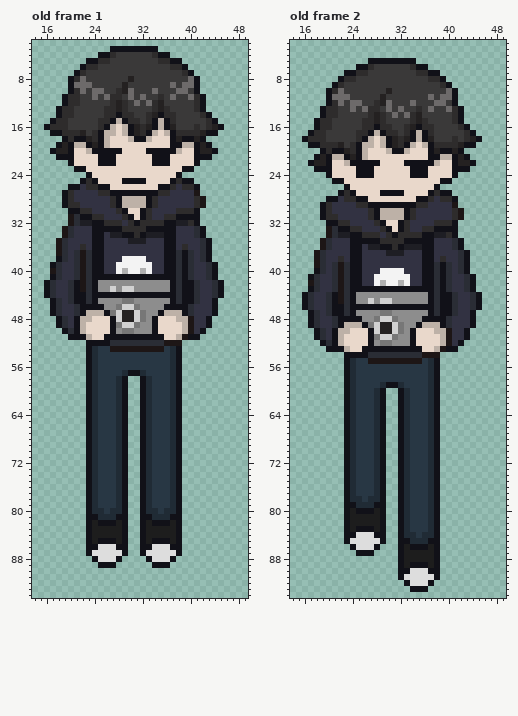
One commit to this pixel-art file: Assets/Art/Character.aseprite. The picture above is the old version.
64x96 pixels, 4 frames. Colours within 5 levels of each other are drawn and written as one. Shown: old frame 1: x 14..49, y 2..94; old frame 2: x 14..49, y 2..94. The commit also changed other frames, which this record leaves out.
New version:
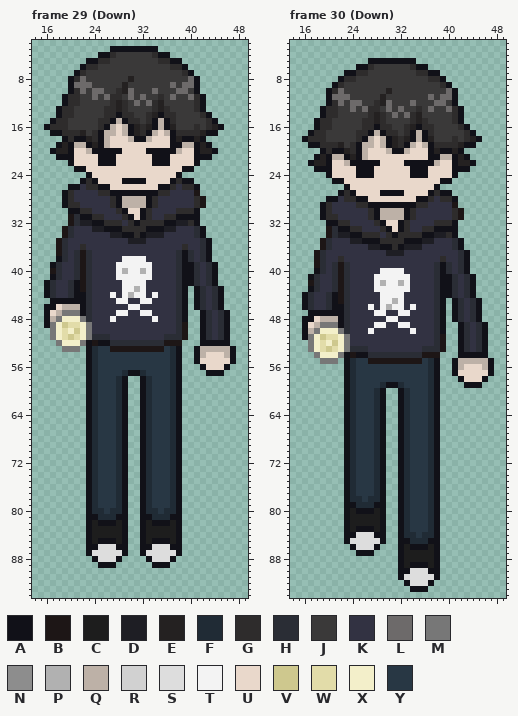
Palette (. is transparent): A #111118  B #1d1616  C #1d1d1d  D #1e1e24  E #242121  F #202b35  G #2e2c2c  H #2a2d35  J #3a3939  K #323242  L #6d6a6a  M #777777  N #8d8d8d  P #b1b1b1  Q #bdb1a7  R #d1d1d1  S #dddddd  T #f3f3f3  U #e9d8cb  V #cec88e  W #e2dca9  X #f3efca  Y #283744
A new or re-ordered frame is compared with the old frame closest to it.
What changed:
frames 4 -> 32
layer "Walk_Down" now shown
--- frame 29 (Down) is new; against old frame 1, layers "Walk_Down Camera", "Walk_Down"
@@ x 14..49 @@
 32 ......BHDDAAGGGKGAGGGGAADDGA........
-33 .....BHKKKAAAAAGGGGAAAAAKKKHA.......
-34 .....BHKKKAAKDDAAGADDDAAKKKHA.......
-35 ....BHKKKKAAKKKKDDDKKKAAKKKKHA......
-36 ....BHKKGKAAKKKKKKKKKKAAKGKKHA......
-37 ....BHKHBHAAKKKKKKKKKKAAHAHKHA......
-38 ....AHKHBHAAKKKTTTTKKKAAHAHKHA......
-39 ...AHKKHBHAAKKTTTTTTKKAAHAHKKHA.....
-40 ...BHKKHBHAAKKTPTTPTKKAAHAHKKHA.....
-41 ...AHKKHBHAAAAAAAAAAAAAAHAHKKHA.....
-42 ..AHKKHABHANNNNNNNNNNNNAHAAHKKHA....
-43 ..AHKKHABHANNRNRRNNNNNNAHAAHKKHA....
-44 ..AHKKHAAHAAAAAAAAAAAAAAHAAHKKHA....
-45 ...AHKHAAHANNNNMMNNNNNNAHAAHKKA.....
-46 ...AHKKHAAAANNMRRMNNNNAAAAHKKKA.....
-47 ...AHKKHAQQQAMREERMNNAQQQAHKKKA.....
-48 ....AHKAQQUUUAREERMNAUUUQQBKKA......
-49 ....AHKAQUUUUAMRRMNNAUUUUQBKKA......
-50 .....AHAQUUUUANMMNNNAUUUUQBKA.......
-51 ......AAAQUUAAAAAAAAAAUUQBAA........
-52 .........AAAAHHHHHHHHHBBB...........
-53 .........AFYYBBBBBBBBBYFA...........
-54 .........AFYYYYYYYYYYYYFA...........
-55 .........AFYYYYYYYYYYYYFA...........
-56 .........AFYYYYYYYYYYYYFA...........
-57 .........AFYYYYFAAFYYYYFA...........
+33 .....BHKKKDDAAAGGGGAAADDKKKHA.......
+34 .....BHKKKKKKDDAAGADDDKKKKKHA.......
+35 ....BHKKKKKKKKKKDDDKKKKKKKKKHA......
+36 ....BHKKGKKKKKKKKKKKKKKKKGKKHA......
+37 ....BHKHBHKKKKKKKKKKKKKKHAHKHA......
+38 ....AHKHBHKKKKKTTTTKKKKKHAHKHA......
+39 ...AHKKHBHKKKKTTTTTTKKKKHAAHKHA.....
+40 ...BHKKHBHKKKKTPTTPTKKKKHAAHKHA.....
+41 ...AHKKHBHKKKKTTTTTTKKKKHAAHKHA.....
+42 ..AHKKHABHKKKKKTTTTKKKKKHAAHKHA.....
+43 ..AHKKHABHKKKKKTTPTKKKKKHA.AHKHA....
+44 ..AHKKHAAHKKKTKTPTTKTKKKHA.AHKHA....
+45 ...AAAAAAHKKKKTTKKTTKKKKHA.AHKHA....
+46 ..AAUQQQAHKKKKKKTTKKKKKKHA.AHKHA....
+47 ..AUQMMMAHKKKKTTKKTTKKKKHA..AHKHA...
+48 ..AQMXXXMHKKKTKKKKKKTKKKHA..AHKHA...
+49 ..AMXVWWXMKKKKKKKKKKKKKKHB..AHKHA...
+50 ...MXWXVXMKKKKKKKKKKKKKKHB..AHKHA...
+51 ...MXWVWXMHHHKKKKKKKKKHHHB..AHKHA...
+52 ....MXXXMABAAHHHHHHHHHBBB...AAAAA...
+53 .....MMM.AFYYBBBBBBBBBYFA..AQQQQQA..
+54 .........AFYYYYYYYYYYYYFA..AQUUUQA..
+55 .........AFYYYYYYYYYYYYFA..AUUUUUA..
+56 .........AFYYYYYYYYYYYYFA...AUUUA...
+57 .........AFYYYYFAAFYYYYFA....AAA....
 58 .........AFYYYFA..AFYYYFA...........
--- frame 30 (Down) is new; against old frame 2, layers "Walk_Down Camera", "Walk_Down"
@@ x 14..49 @@
 34 ......BHDDAAGGGKGAGGGGAADDGA........
-35 .....BHKKKAAAAAGGGGAAAAAKKKHA.......
-36 .....BHKKKAAKDDAAGADDDAAKKKHA.......
-37 ....BHKKKKAAKKKKDDDKKKAAKKKKHA......
-38 ....BHKKGKAAKKKKKKKKKKAAKGKKHA......
-39 ....BHKHBHAAKKKKKKKKKKAAHAHKHA......
-40 ....AHKHBHAAKKKTTTTKKKAAHAHKHA......
-41 ...AHKKHBHAAKKTTTTTTKKAAHAHKKHA.....
-42 ...BHKKHBHAAKKTPTTPTKKAAHAHKKHA.....
-43 ...AHKKHBHAAAAAAAAAAAAAAHAHKKHA.....
-44 ..AHKKHABHANNNNNNNNNNNNAHAAHKKHA....
-45 ..AHKKHABHANNRNRRNNNNNNAHAAHKKHA....
-46 ..AHKKHAAHAAAAAAAAAAAAAAHAAHKKHA....
-47 ...AHKHAAHANNNNMMNNNNNNAHAAHKKA.....
-48 ...AHKKHAAAANNMRRMNNNNAAAAHKKKA.....
-49 ...AHKKHAQQQAMREERMNNAQQQAHKKKA.....
-50 ....AHKAQQUUUAREERMNAUUUQQBKKA......
-51 ....AHKAQUUUUAMRRMNNAUUUUQBKKA......
-52 .....AHAQUUUUANMMNNNAUUUUQBKA.......
-53 ......AAAQUUAAAAAAAAAAUUQBAA........
-54 .........AAAAHHHHHHHHHBBB...........
-55 .........AFYYBBBBBBBBBYFA...........
-56 .........AFYYYYYYYYYYYYFA...........
-57 .........AFYYYYYYYYYYYYFA...........
-58 .........AFYYYYYYYYYYYYFA...........
-59 .........AFYYYYFAAFYYYYFA...........
+35 .....BHKKKDDAAAGGGGAAADDKKKHA.......
+36 .....BHKKKKKKDDAAGADDDKKKKKHA.......
+37 ....BHKKKKKKKKKKDDDKKKKKKKKKHA......
+38 ....BHKKGKKKKKKKKKKKKKKKKGKKHA......
+39 ....BHKHBHKKKKKKKKKKKKKKHAHKHA......
+40 ....AHKHBHKKKKKTTTTKKKKKHAHKHA......
+41 ...AHKKHBHKKKKTTTTTTKKKKHAAHKHA.....
+42 ...BHKKHBHKKKKTPTTPTKKKKHAAHKHA.....
+43 ...AHKKHBHKKKKTTTTTTKKKKHAAHKHA.....
+44 ..AHKKHABHKKKKKTTTTKKKKKHAAHKHA.....
+45 ..AHKKHABHKKKKKTTPTKKKKKHA.AHKHA....
+46 ..AHKKHAAHKKKTKTPTTKTKKKHA.AHKHA....
+47 ...AAAAAAHKKKKTTKKTTKKKKHA.AHKHA....
+48 ..AAUQQQAHKKKKKKTTKKKKKKHA.AHKHA....
+49 ..AUQMMMAHKKKKTTKKTTKKKKHA..AHKHA...
+50 ..AQMXXXMHKKKTKKKKKKTKKKHA..AHKHA...
+51 ..AMXVWWXMKKKKKKKKKKKKKKHB..AHKHA...
+52 ...MXWXVXMKKKKKKKKKKKKKKHB..AHKHA...
+53 ...MXWVWXMHHHKKKKKKKKKHHHB..AHKHA...
+54 ....MXXXMABAAHHHHHHHHHBBB...AAAAA...
+55 .....MMM.AFYYBBBBBBBBBYFA..AQQQQQA..
+56 .........AFYYYYYYYYYYYYFA..AQUUUQA..
+57 .........AFYYYYYYYYYYYYFA..AUUUUUA..
+58 .........AFYYYYYYYYYYYYFA...AUUUA...
+59 .........AFYYYYFAAFYYYYFA....AAA....
 60 .........AFYYYFA..AFYYYFA...........
Where, in picture pixels (left, top, right, bottom), the same in both pictures:
changed: (44, 226, 236, 376)
changed: (302, 238, 494, 388)
